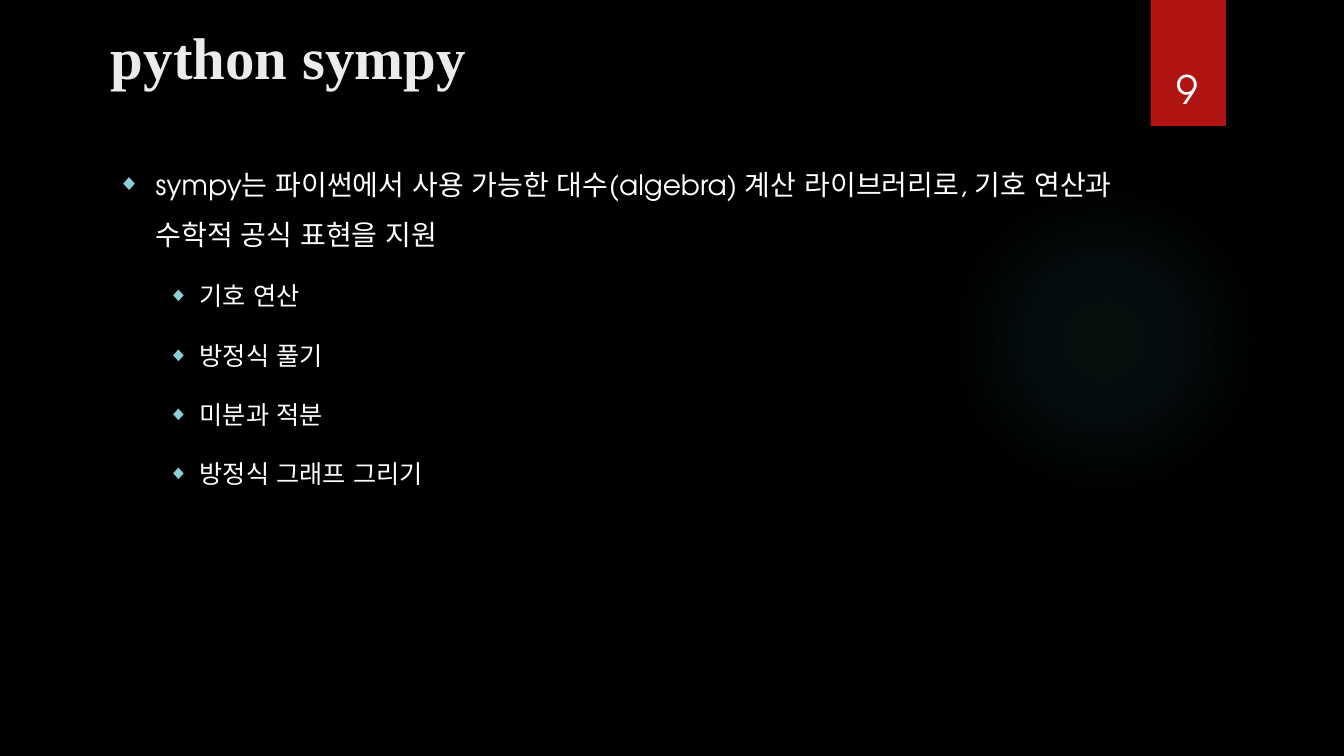
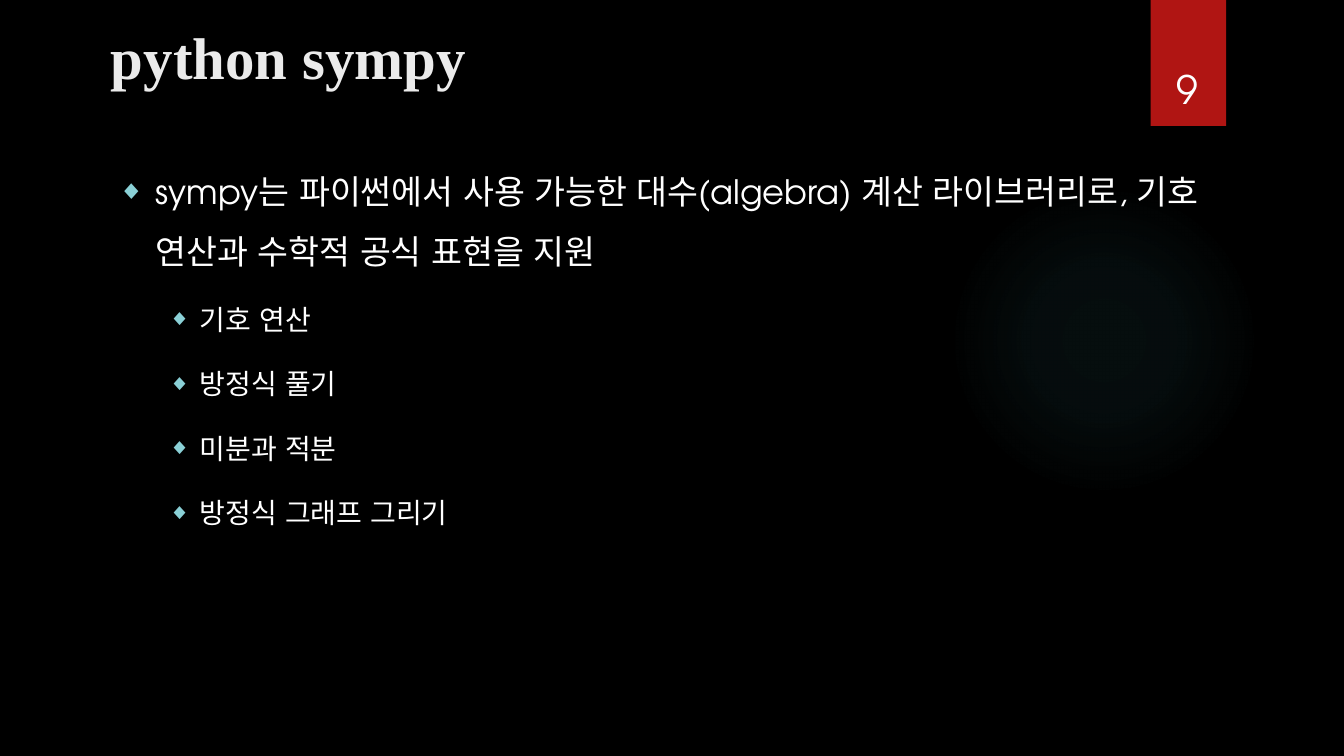
Before and after one commit to ancestor9/mathematics-for-machine-learning, a slide deck: slide 9 of Calculus/Calculus.pptx. Drawn at 1344x756 pixels with LibreOffice and Linux fonts; fonts in the diff are those of the drawing; background and template pictures are left out. Boxes give left, top, right and bottom in pixels: in the first picture for what was removed or moved away, otherwise in the second. Text is boxed around its words. In the diff, an @@ line names an element or a change of style, - is before the commit and + after.

```diff
--- a/Calculus/Calculus.pptx
+++ b/Calculus/Calculus.pptx
@@ text "sympy는 파이썬에서 사용 가능한 대수(algebra) ..." at bbox=[156, 176, 1199, 526]: size 20 to 24 pt in "sympy는 파이썬에서 사용 가능한 대수(algebra) 계산 라이브러리로, ..."; size 18 to 20 pt in "기호 연산", "방정식 풀기", "미분과 적분", "방정식 그래프 그리기" @@
```
Also in this commit, not shown: 9 other slides changed, 6 slides added, 1 slide removed.
